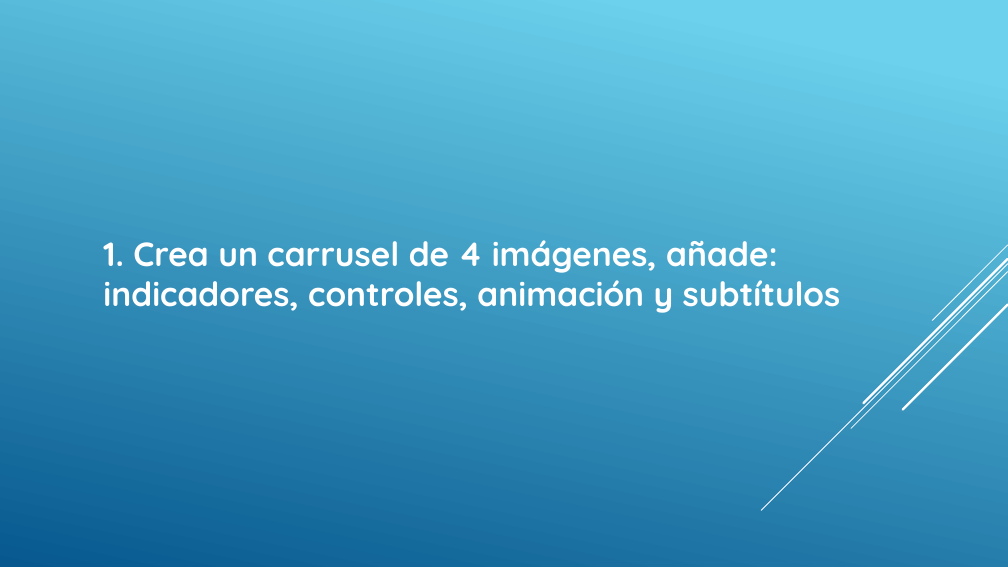
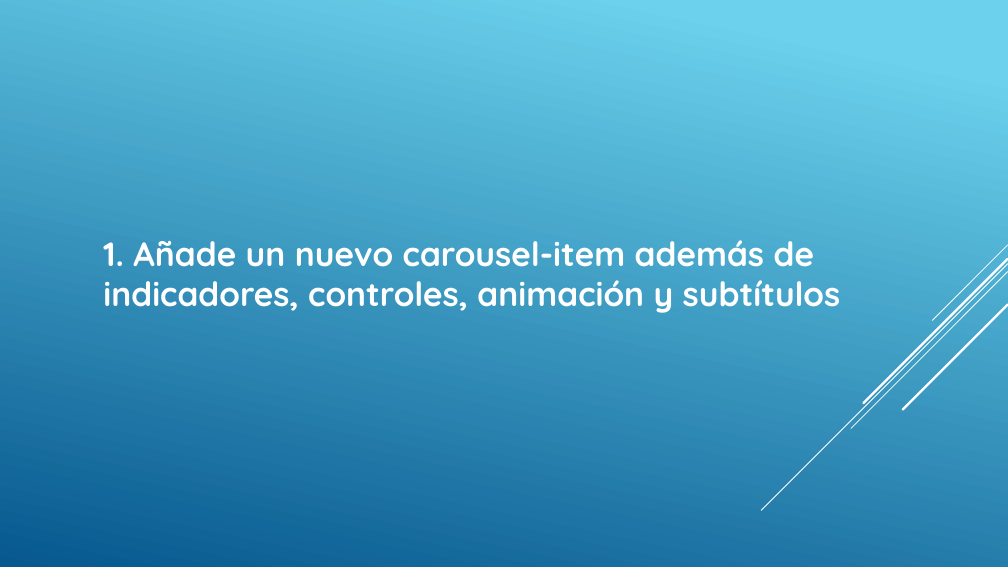
Before and after one commit to keyror/curso-html, a slide deck: slide 8 of Presentaciones/PRESENTACIÓN DIA 19 BOOTSTRAP.pptx. Drawn at 1008x567 pixels with LibreOffice and Linux fonts; fonts in the diff are those of the drawing. Boxes give left, top, right and bottom in pixels: in the first picture for what was removed or moved away, otherwise in the second. Text is boxed around its words. In the diff, an @@ line names an element or a change of style, - is before the commit and + after.

```diff
--- a/Presentaciones/PRESENTACIÓN DIA 19 BOOTSTRAP.pptx
+++ b/Presentaciones/PRESENTACIÓN DIA 19 BOOTSTRAP.pptx
@@ text at [103,240,841,313]: text changed @@
-1. Crea un carrusel de 4 imágenes, añade: indicadores, controles, animación y subtítulos
+1. Añade un nuevo carousel-item además de indicadores, controles, animación y subtítulos
```
Also in this commit, not shown: 1 other file.
